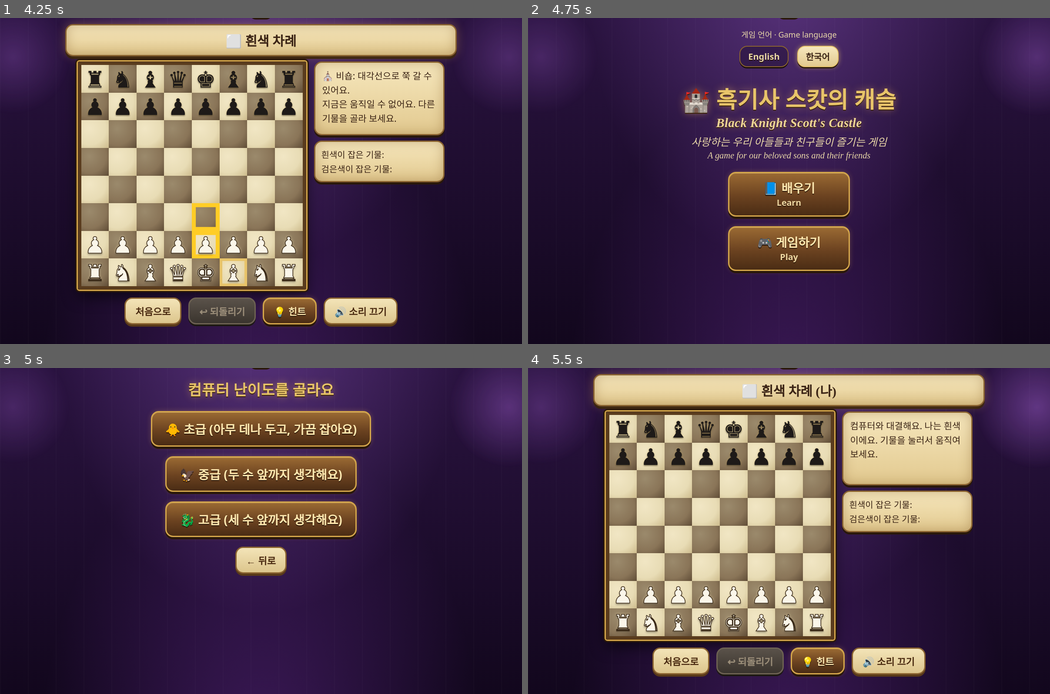
Above: before the commit, frames 1-4 (two rows, left to right).
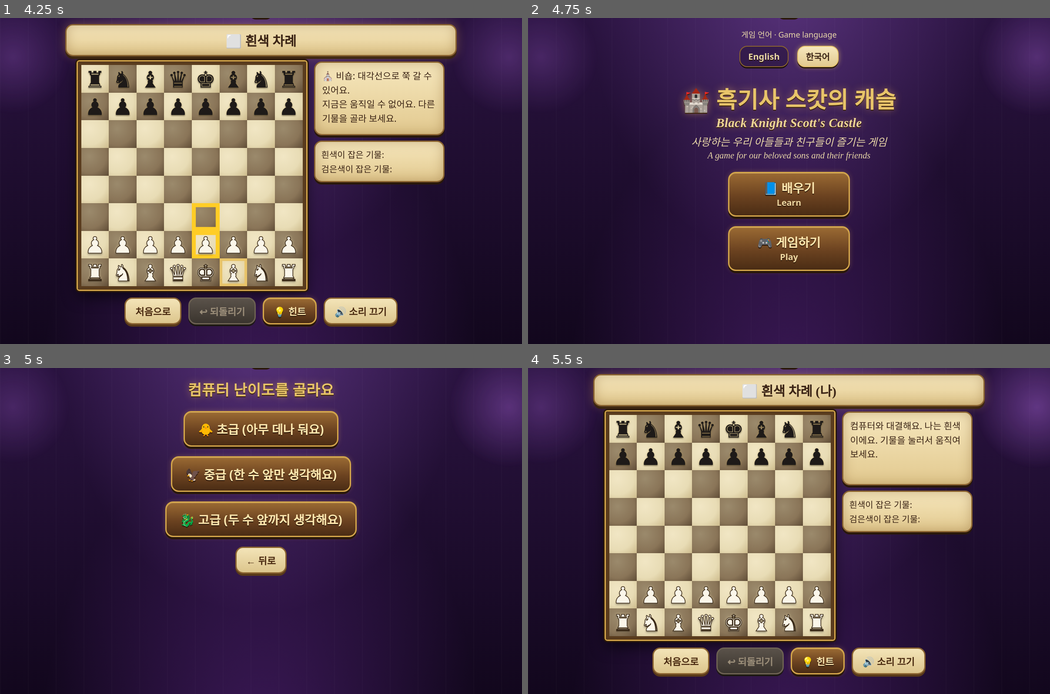
Above: after the commit, the same moments.

Repository: morabian7-ux/scotts-castle-chess
Game: browser game, page index.html
Two runs of this game, one before a commit and one after it. Both use one fixed random seed, a clock stepped at 60 frames per second and the inputs below.
Inputs (mouse positions are in pixels of both pictures, inside the frame that each line leads up to):
- Up to frame 1 (4.25 s): click "🎮 게임하기 Play" at 0.27 s; click "👫 친구와 하기" at 1.27 s; click (125, 272) at 1.87 s; click "💡 힌트" at 2.02 s; click (177, 135) at 2.47 s; click (125, 190) at 3.07 s; click (234, 272) at 3.67 s
- Up to frame 2 (4.75 s): click "처음으로" at 4.27 s
- Up to frame 3 (5 s): click "🎮 게임하기 Play" at 4.77 s; click "🤖 컴퓨터와 하기" at 4.87 s
- Up to frame 4 (5.5 s): click "🦅 중급 (두 수 앞까지 생각해요)" (after the commit: "🦅 중급 (한 수 앞만 생각해요)") at 5.47 s

Frames 1-2 are identical in both runs. In frame 3, 3.3% of the frame differs, in the area x 28-72%, y 13-49%; in frame 4, nothing differs.

Commit message:
컴퓨터 난이도 낮추기: 초급은 완전 무작위, 중급·고급은 한 단계씩 아래로
- 초급: 완전히 아무 데나 둠 (일부러 잡지 않음)
- 중급: 두 수 앞 → 한 수 앞만 계산
- 고급: 세 수 앞 → 두 수 앞까지 계산
- 난이도 버튼 설명을 한국어/영어 모두 바꿈
- 테스트: 초급 무작위 확인, 중급은 지켜진 폰을 잡고 고급은 참는지 확인

Co-Authored-By: Claude Opus 5.5 <noreply@anthropic.com>

Diff:
--- a/index.html
+++ b/index.html
@@ -312,9 +312,9 @@
 <section id="level" class="screen">
   <h2 data-i18n="levelQ">컴퓨터 난이도를 골라요</h2>
   <div class="menu">
-    <button class="big" data-level="easy" data-i18n="easy">🐥 초급 (아무 데나 두고, 가끔 잡아요)</button>
-    <button class="big" data-level="normal" data-i18n="normal">🦅 중급 (두 수 앞까지 생각해요)</button>
-    <button class="big" data-level="hard" data-i18n="hard">🐉 고급 (세 수 앞까지 생각해요)</button>
+    <button class="big" data-level="easy" data-i18n="easy">🐥 초급 (아무 데나 둬요)</button>
+    <button class="big" data-level="normal" data-i18n="normal">🦅 중급 (한 수 앞만 생각해요)</button>
+    <button class="big" data-level="hard" data-i18n="hard">🐉 고급 (두 수 앞까지 생각해요)</button>
     <button class="ghost" data-go="mode" data-i18n="back">← 뒤로</button>
   </div>
 </section>
@@ -437,7 +437,6 @@
   const inside = (r, c) => r >= 0 && r < 8 && c >= 0 && c < 8;
   const enemyOf = (c) => (c === 'w' ? 'b' : 'w');
   const pick = (arr, rand = Math.random) => arr[Math.floor(rand() * arr.length)];
-  const EASY_CAPTURE_CHANCE = 0.3; // 초급: 잡을 수 있어도 10번 중 3번만 일부러 잡아요
 
   function emptyState() {
     return { board: Array(64).fill(null), turn: 'w', castle: { wK: false, wQ: false, bK: false, bQ: false }, ep: -1, last: null, captured: [] };
@@ -769,17 +768,13 @@
     }
     return pick(list);
   }
-  // level: 'baby' 무작위 / 'easy'(초급) 거의 아무 데나, 가끔 잡기 / 'normal'(중급) 두 수 앞까지 계산 / 'hard'(고급) 세 수 앞까지 계산
+  // level: 'easy'(초급) 아무 데나 두기 / 'normal'(중급) 한 수 앞만 계산 / 'hard'(고급) 두 수 앞까지 계산
   // rand: 테스트에서 운을 정해 줄 수 있게 바꿔 끼울 수 있어요
   function aiMove(s, level, rand = Math.random) {
     const moves = allLegalMoves(s, s.turn);
     if (!moves.length) return null;
-    if (level === 'baby') return pick(moves, rand);
-    if (level === 'easy') {
-      const caps = moves.filter((m) => s.board[m.to] || m.ep);
-      return pick(caps.length && rand() < EASY_CAPTURE_CHANCE ? caps : moves, rand);
-    }
-    return bestMove(s, level === 'hard' ? 3 : 2);
+    if (level === 'easy' || level === 'baby') return pick(moves, rand);
+    return bestMove(s, level === 'hard' ? 2 : 1);
   }
 
   return {
@@ -807,9 +802,9 @@
     modeQ: '어떻게 할까요?', pvp: '👫 친구와 하기', ai: '🤖 컴퓨터와 하기',
     backHome: '← 처음으로', back: '← 뒤로',
     levelQ: '컴퓨터 난이도를 골라요',
-    easy: '🐥 초급 (아무 데나 두고, 가끔 잡아요)',
-    normal: '🦅 중급 (두 수 앞까지 생각해요)',
-    hard: '🐉 고급 (세 수 앞까지 생각해요)',
+    easy: '🐥 초급 (아무 데나 둬요)',
+    normal: '🦅 중급 (한 수 앞만 생각해요)',
+    hard: '🐉 고급 (두 수 앞까지 생각해요)',
     tapPiece: '기물을 눌러서 움직여 보세요.',
     capW: '흰색이 잡은 기물:', capB: '검은색이 잡은 기물:',
     thinking: '컴퓨터가 생각하고 있어요... 🤔',
@@ -872,9 +867,9 @@
     modeQ: 'How do you want to play?', pvp: '👫 Play with a friend', ai: '🤖 Play with the computer',
     backHome: '← Home', back: '← Back',
     levelQ: 'Choose the computer level',
-    easy: '🐥 Beginner (moves at random, sometimes captures)',
-    normal: '🦅 Intermediate (thinks 2 moves ahead)',
-    hard: '🐉 Advanced (thinks 3 moves ahead)',
+    easy: '🐥 Beginner (moves at random)',
+    normal: '🦅 Intermediate (thinks 1 move ahead)',
+    hard: '🐉 Advanced (thinks 2 moves ahead)',
     tapPiece: 'Tap a piece to move it.',
     capW: 'Captured by White:', capB: 'Captured by Black:',
     thinking: 'The computer is thinking... 🤔',
--- a/tests/rules.test.js
+++ b/tests/rules.test.js
@@ -164,34 +164,37 @@
 });
 
 // ---------- 컴퓨터 ----------
-test('컴퓨터 초급: 운이 좋을 때(10번 중 3번)만 일부러 잡음', () => {
+test('컴퓨터 초급: 완전히 아무 데나 둠 (일부러 잡지 않음)', () => {
   // 흰 퀸 a2는 검은 룩이 잡을 수 있지만, 검은 왕은 체크가 아니라서 둘 수 있는 수가 14개
   const s = setup([['h8', 'k', 'b'], ['a8', 'r', 'b'], ['a2', 'q', 'w'], ['h1', 'k', 'w']], 'b');
   assert.strictEqual(R.inCheck(s, 'b'), false);
-  assert.strictEqual(R.allLegalMoves(s, 'b').length, 14);
-  // 운을 0으로 정하면 잡는 쪽을 고름
-  assert.strictEqual(R.aiMove(s, 'easy', () => 0).to, R.toIndex('a2'));
-  // 운을 0.5로 정하면 잡기를 건너뛰고 아무 수나 고름 (잡는 수가 아님)
-  assert.notStrictEqual(R.aiMove(s, 'easy', () => 0.5).to, R.toIndex('a2'));
-  // 실제로 400번 두어 보면 퀸을 잡는 건 대략 1/3 정도 (전에는 매번 잡았음)
+  const moves = R.allLegalMoves(s, 'b');
+  assert.strictEqual(moves.length, 14);
+  // 운을 정해 주면 그 순서의 수를 그대로 고름 → 잡는 수를 따로 고르지 않음
+  for (let k = 0; k < 14; k++) {
+    const m = R.aiMove(s, 'easy', () => (k + 0.5) / 14);
+    assert.strictEqual(m.to, moves[k].to);
+  }
+  // 실제로 1400번 두어 보면 퀸을 잡는 건 14번 중 1번 정도 (약 0.07)
   let caps = 0;
-  for (let i = 0; i < 400; i++) if (R.aiMove(s, 'easy').to === R.toIndex('a2')) caps++;
-  const rate = caps / 400;
-  assert.ok(rate > 0.2 && rate < 0.5, `잡는 비율이 ${rate.toFixed(2)}예요`);
-});
-
-test('컴퓨터 보통: 두 수 앞을 보고 공짜 퀸을 잡음', () => {
+  for (let i = 0; i < 1400; i++) if (R.aiMove(s, 'easy').to === R.toIndex('a2')) caps++;
+  const rate = caps / 1400;
+  assert.ok(rate > 0.03 && rate < 0.13, `잡는 비율이 ${rate.toFixed(3)}예요`);
+});
+
+test('컴퓨터 중급(한 수 앞): 공짜 퀸은 잡음', () => {
   const s = setup([['h8', 'k', 'b'], ['a8', 'r', 'b'], ['a1', 'q', 'w'], ['h1', 'k', 'w']], 'b');
   assert.strictEqual(R.aiMove(s, 'normal').to, R.toIndex('a1'));
 });
 
-test('컴퓨터 보통: 한 수로 체크메이트 되는 수를 찾음 (Ra8#)', () => {
-  const s = setup([['h1', 'k', 'w'], ['a1', 'r', 'w'], ['g8', 'k', 'b'], ['f7', 'p', 'b'], ['g7', 'p', 'b'], ['h7', 'p', 'b']]);
-  const m = R.aiMove(s, 'normal');
-  assert.strictEqual(R.status(R.applyMove(s, m)), 'checkmate');
-});
-
-test('컴퓨터 고급(세 수 앞): 공짜 퀸을 잡고, 한 수 체크메이트도 찾음', () => {
+test('컴퓨터 중급은 한 수만 보고 지켜진 폰을 덥석 잡고, 고급은 두 수를 보고 참음', () => {
+  // 흰 폰 d5는 흰 폰 e4가 지키고 있어요. 검은 퀸이 d5를 잡으면 다시 잡혀요.
+  const s = setup([['h8', 'k', 'b'], ['d8', 'q', 'b'], ['d5', 'p', 'w'], ['e4', 'p', 'w'], ['h1', 'k', 'w']], 'b');
+  assert.strictEqual(R.aiMove(s, 'normal').to, R.toIndex('d5'));
+  for (let i = 0; i < 5; i++) assert.notStrictEqual(R.aiMove(s, 'hard').to, R.toIndex('d5'));
+});
+
+test('컴퓨터 고급(두 수 앞): 공짜 퀸을 잡고, 한 수 체크메이트도 찾음', () => {
   const s = setup([['h8', 'k', 'b'], ['a8', 'r', 'b'], ['a1', 'q', 'w'], ['h1', 'k', 'w']], 'b');
   assert.strictEqual(R.aiMove(s, 'hard').to, R.toIndex('a1'));
   const mate = setup([['h1', 'k', 'w'], ['a1', 'r', 'w'], ['g8', 'k', 'b'], ['f7', 'p', 'b'], ['g7', 'p', 'b'], ['h7', 'p', 'b']]);
